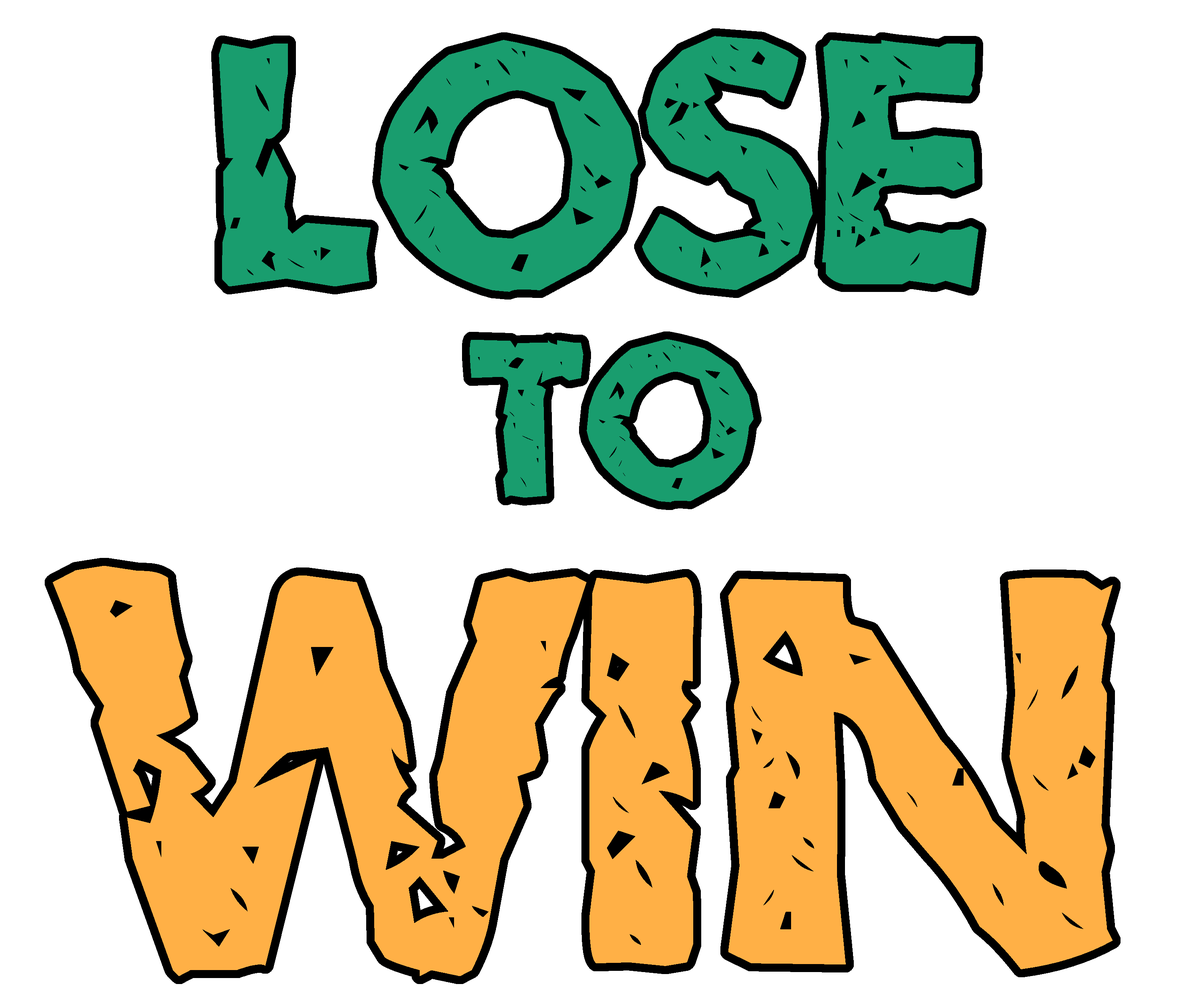
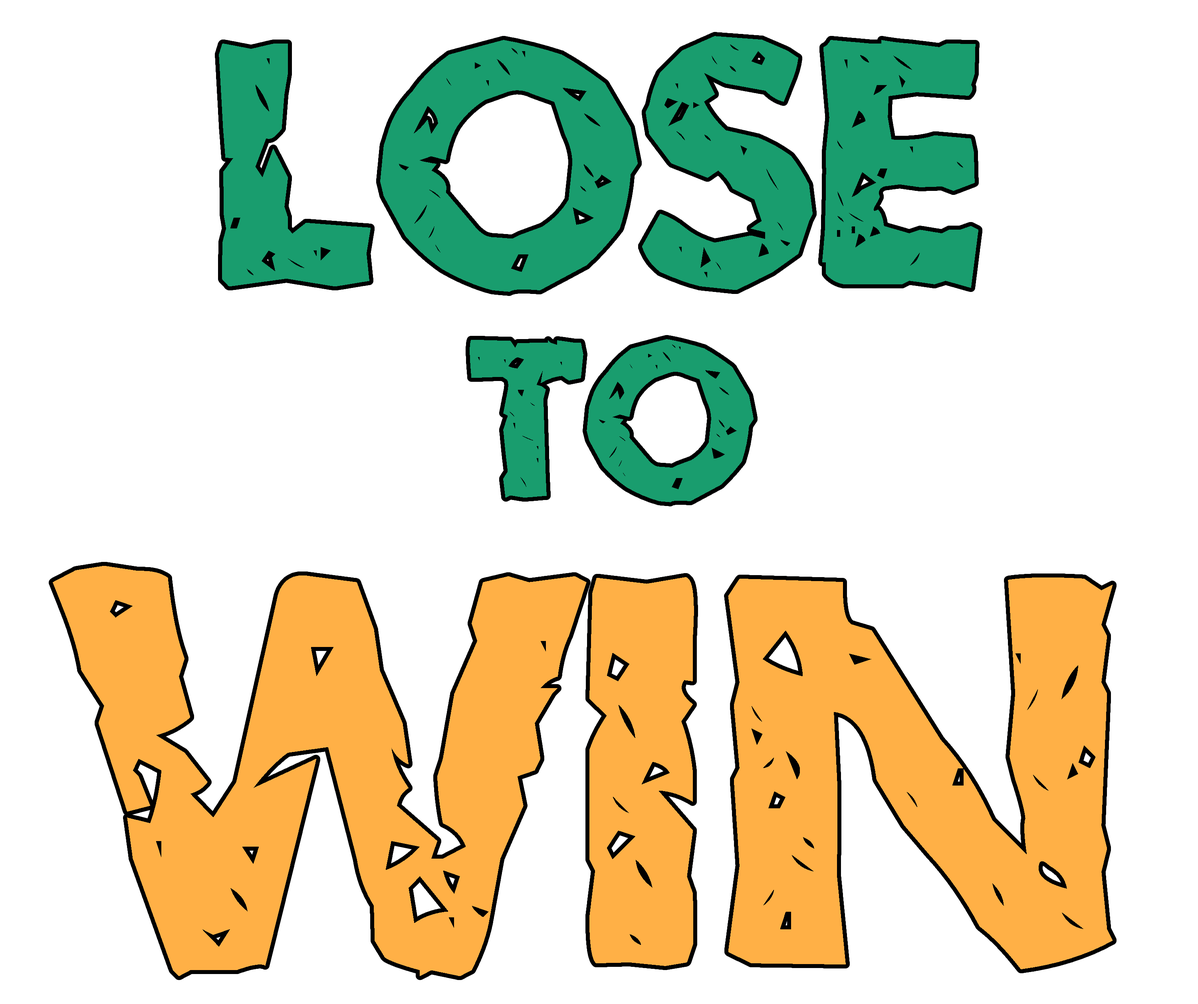
Layers edited between the first and the second w=1198, h=1004 image:
removed layer "Layer 1" over left=44, top=28, right=1121, bottom=985
added layer "Layer 2" above "Layer 3" over left=214, top=31, right=983, bottom=507
added layer "Layer 3" above "Background" over left=48, top=562, right=1117, bottom=981
